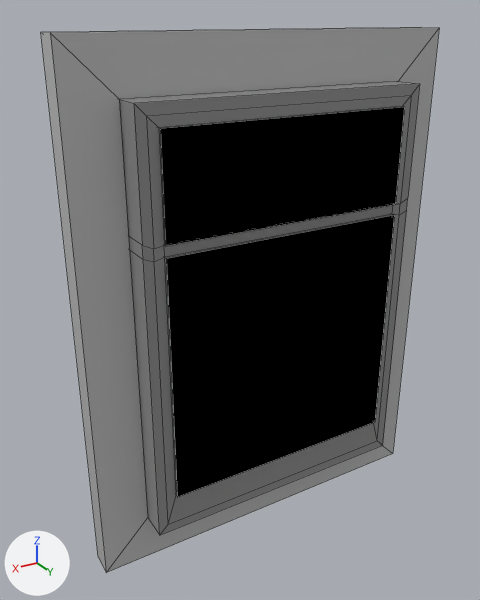
Before and after pictures for a commit that changed the FBX model Assets/_Project/Art/Meshes/SM_Modular/SM_WallSmallWindow_01.fbx.
Both versions are drawn from a camera (50 mm lens) standing at (-17.27, 2.51, 8.13) and looking at (-20.53, -2.93, 5.41). Lighting does not change. The marker at lower left points along +X, +Y and +Z. The older version comes first. Mesh edges are drawn as thin lines. Where no turn or scale is listed for an object, it has been applied to the vertices.

The first picture shows 'Cadre', 'Glass', 'SM_WallSmallWindow_01'.
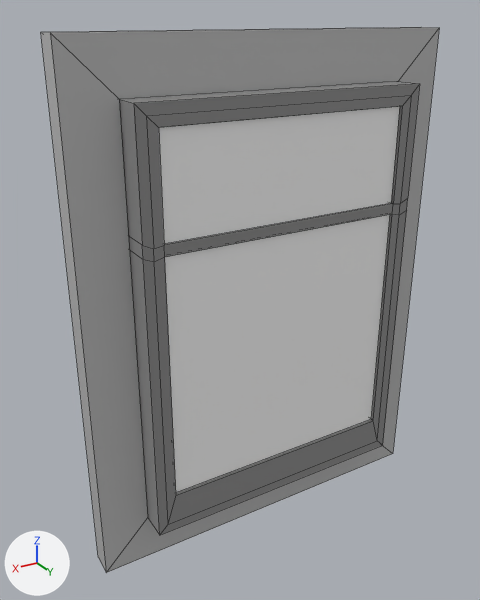
The change, as a list of edits to the scene's bpy script:
```text
Change me_mesh_002:
    used by ob_glass; location = (-20.79, -2.45, 5.49)
    remove me_mesh_002.from_pydata(...)  # 16 vertices, 12 faces; spans x -1.3..1.3, y -0.03..0.03, z -1.81..1.81
    add me_mesh_002.from_pydata(...)  # 8 vertices, 2 faces; spans x -1.3..1.3, y -0.03, z -1.81..1.81
    me_mesh_002 part 1
    8 vertices are removed from x -1.3..1.3, y 0.03, z -1.81..1.81
    10 faces are deleted
```

Changed parts and their boxes (x1, y1, x2, y2) in the pictures (480 x 600 px):
'Glass', reshaped: before (159, 106, 405, 497); after (159, 107, 400, 492)
part 1 of me_mesh_002, deleted: before (159, 106, 405, 497)
